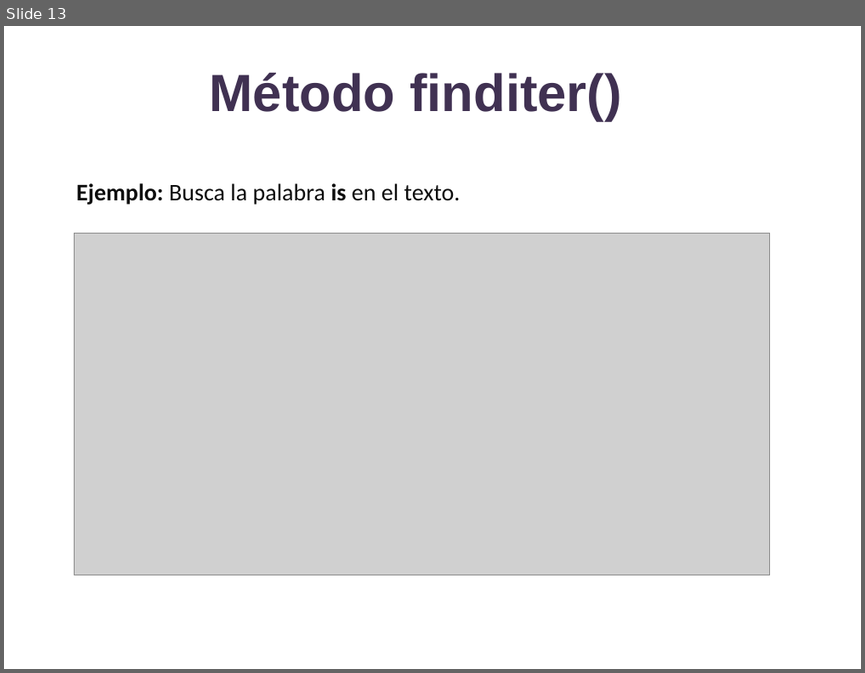
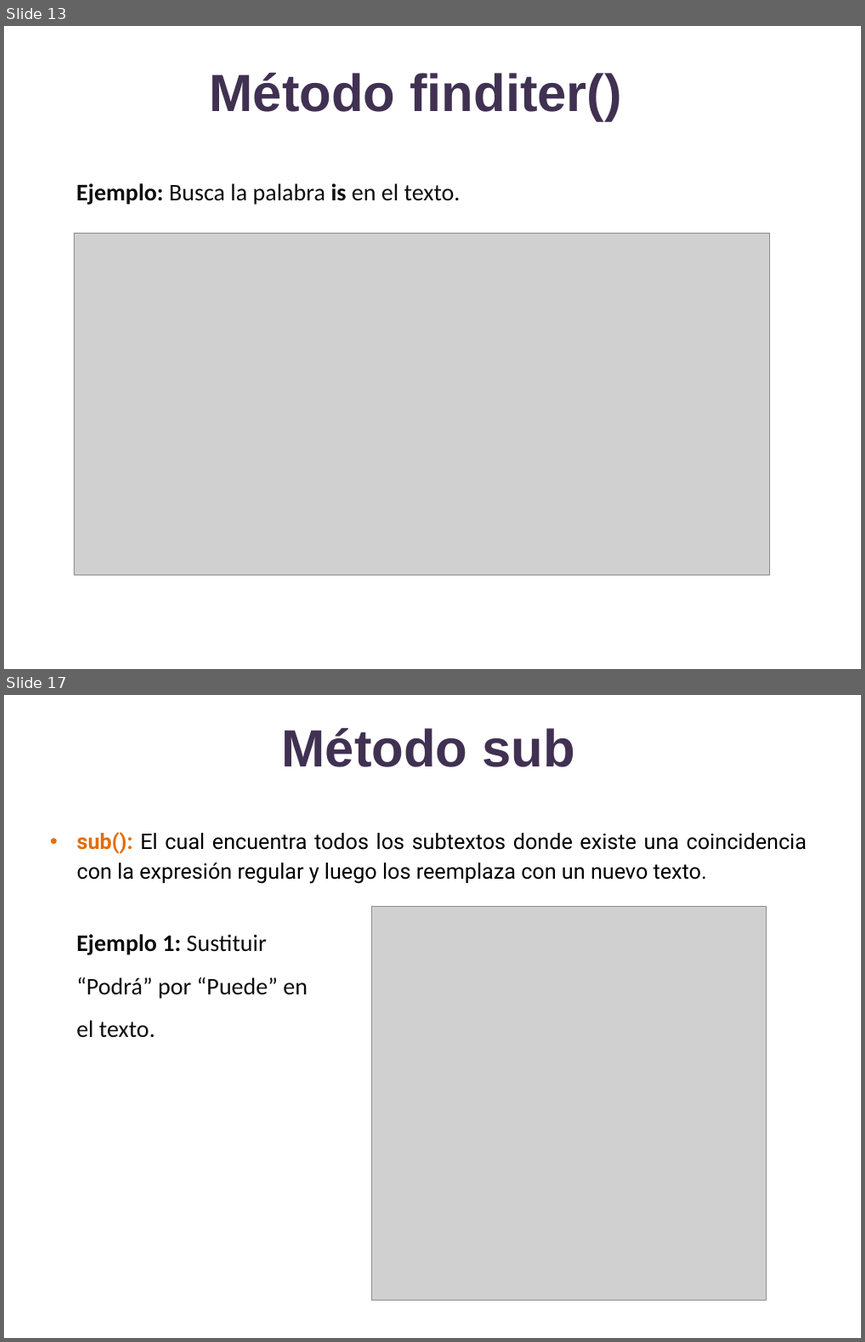
Before and after one commit to lizetheP/Analitica, a slide deck: CalendarioAgo2022/presentaciones/19_Modulo_re.pptx. Shown one above the other, each under a label of ours: slide 13 before the commit, slides 13 and 17 after it; the slides between them are not shown. The pictures are 865x673 and 865x1342 pixels, drawn with LibreOffice and Linux fonts; fonts in the diff are those of the drawing; grey boxes stand for pictures. Boxes give left, top, right and bottom in pixels: in the first picture for what was removed or moved away, otherwise in the second. Text is boxed around its words. In the diff, an @@ line names an element or a change of style, - is before the commit and + after.

```diff
--- a/CalendarioAgo2022/presentaciones/19_Modulo_re.pptx
+++ b/CalendarioAgo2022/presentaciones/19_Modulo_re.pptx
@@ slide 17 added at bbox=[4, 695, 861, 1338], background #FFFFFF @@
@@ title added at bbox=[281, 728, 574, 767], 44 pt, text #403152, bold @@
+Método sub
@@ text added at bbox=[77, 832, 806, 884], 18 pt, text #000000 @@
+• sub(): El cual encuentra todos los subtextos donde existe una coincidencia con la expresión regular y luego los reemplaza con un nuevo texto.
@@ picture added at bbox=[371, 907, 766, 1300] @@
@@ text added at bbox=[76, 934, 307, 1038], 20 pt, text #0D0D0D @@
+Ejemplo 1: Sustituir “Podrá” por “Puede” en el texto.
```
Also in this commit, not shown: 2 slides changed, 5 other slides added, 13 other files.
